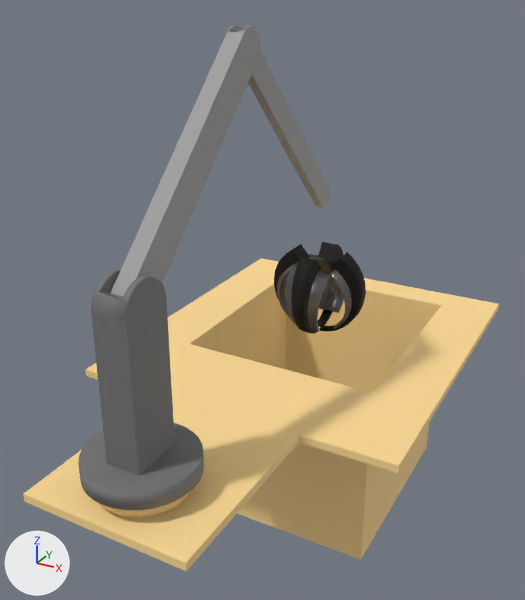
One commit to the Blender file public/assets/excavator.blend: the scene before it, then after it.
One viewpoint serves both versions: a camera (50 mm lens) standing at (0.924, -0.82, 0.769) and looking at (0.502, -0.053, 0.386). Every picture has the same lights, and +X, +Y and +Z are marked at lower left.

The scene before the commit, as lines of its bpy script (objects in view):
```python
ob_base = bpy.data.objects.new('base', me_base)
ob_base.location = (0.0, 0.0, 0.0)
ob_jaw_1 = bpy.data.objects.new('jaw-1', me_jaw_1)
ob_jaw_1.location = (0.0, 0.0, 0.0)
ob_jaw_3 = bpy.data.objects.new('jaw-3', me_jaw_3)
ob_jaw_3.location = (0.0, 0.0, 0.0)
ob_jaw_4 = bpy.data.objects.new('jaw-4', me_jaw_4)
ob_jaw_4.location = (0.0, 0.0, 0.0)
ob_rotating_platform = bpy.data.objects.new('rotating-platform', me_rotating_platform)
ob_rotating_platform.location = (0.0, 0.0, 0.0)
# also in view: 'arm-rotating-platform' at (0.52, -0.234, 0.601); 'arm-jaws' at (0.52, -0.02, 0.601); 'jaw-2' at (0.52, 0.124, 0.352)
```
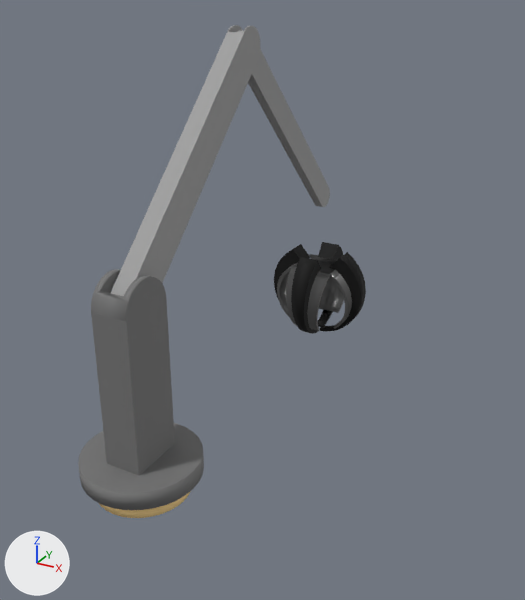
Changed parts and their boxes [x1, y1, x2, y2] in the pictures (525 x 600 px):
'base', hidden: before [23, 258, 499, 571]
part 1 of me_jaw_1, cut back: [274, 259, 292, 316] in both
part 2 of me_jaw_4, cut back: [320, 258, 360, 331] in both
part 3 of me_jaw_3, cut back: [304, 261, 330, 334] in both

The change, as a diff of the scene's bpy script:
```diff
--- a/public/assets/excavator.blend.py
+++ b/public/assets/excavator.blend.py
@@ me_jaw_1 @@
 # used by ob_jaw_1; location = (0.0, 0.0, 0.0)
-me_jaw_1.from_pydata(...)  # 128 vertices, 136 faces; spans x 0.4506..0.5144, y 0.056..0.116, z 0.29..0.4138
+me_jaw_1.from_pydata(...)  # 128 vertices, 82 faces, 9 loose edges; spans x 0.4506..0.5144, y 0.056..0.116, z 0.29..0.4138
+# me_jaw_1 part 1
+# 58 faces are deleted
+# 9 loose edges are added
+# 2 new faces join them, mat_base_jaw_1 (black #000000)
+# 2 new faces join them, mat_metal_jaw_1 (dark grey #696969)
 me_jaw_1.materials.append(mat_metal_jaw_1)
@@ me_jaw_4 @@
 # used by ob_jaw_4; location = (0.0, 0.0, 0.0)
-me_jaw_4.from_pydata(...)  # 128 vertices, 136 faces; spans x 0.5256..0.5894, y 0.056..0.116, z 0.29..0.4138
+me_jaw_4.from_pydata(...)  # 128 vertices, 82 faces, 9 loose edges; spans x 0.5256..0.5894, y 0.056..0.116, z 0.29..0.4138
+# me_jaw_4 part 2
+# 58 faces are deleted
+# 9 loose edges are added
+# 2 new faces join them, mat_base_jaw_4 (black #000000)
+# 2 new faces join them, mat_metal_jaw_4 (dark grey #696969)
 me_jaw_4.materials.append(mat_metal_jaw_4)
@@ me_jaw_3 @@
 # used by ob_jaw_3; location = (0.0, 0.0, 0.0)
-me_jaw_3.from_pydata(...)  # 128 vertices, 136 faces; spans x 0.49..0.55, y 0.0166..0.0804, z 0.29..0.4138
+me_jaw_3.from_pydata(...)  # 128 vertices, 82 faces, 9 loose edges; spans x 0.49..0.55, y 0.0166..0.0804, z 0.29..0.4138
+# me_jaw_3 part 3
+# 58 faces are deleted
+# 9 loose edges are added
+# 2 new faces join them, mat_base_jaw_3 (black #000000)
+# 2 new faces join them, mat_metal_jaw_3 (dark grey #696969)
 me_jaw_3.materials.append(mat_metal_jaw_3)
@@ ob_base @@
 ob_base.location = (0.0, 0.0, 0.0)
+ob_base.hide_set(True)
```
